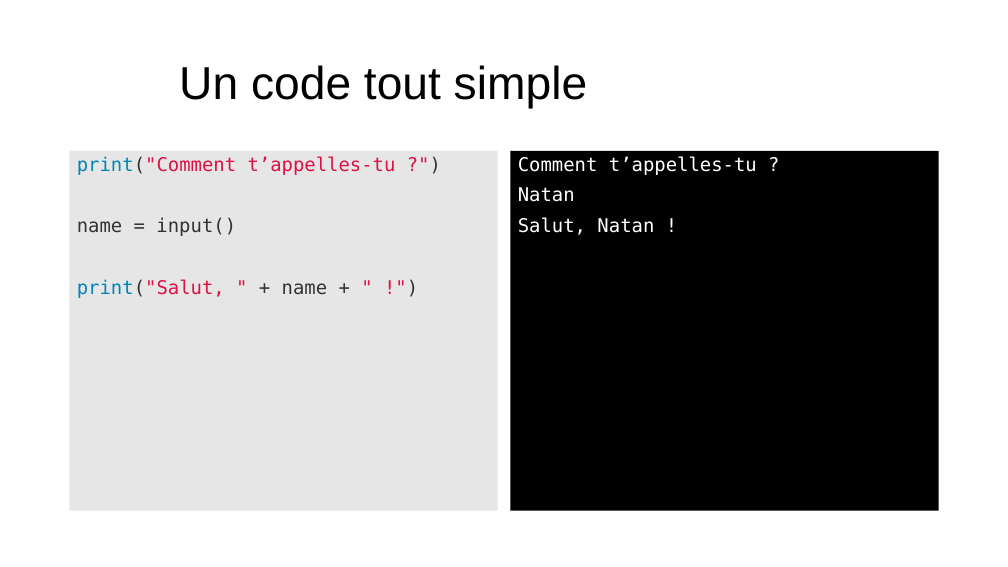
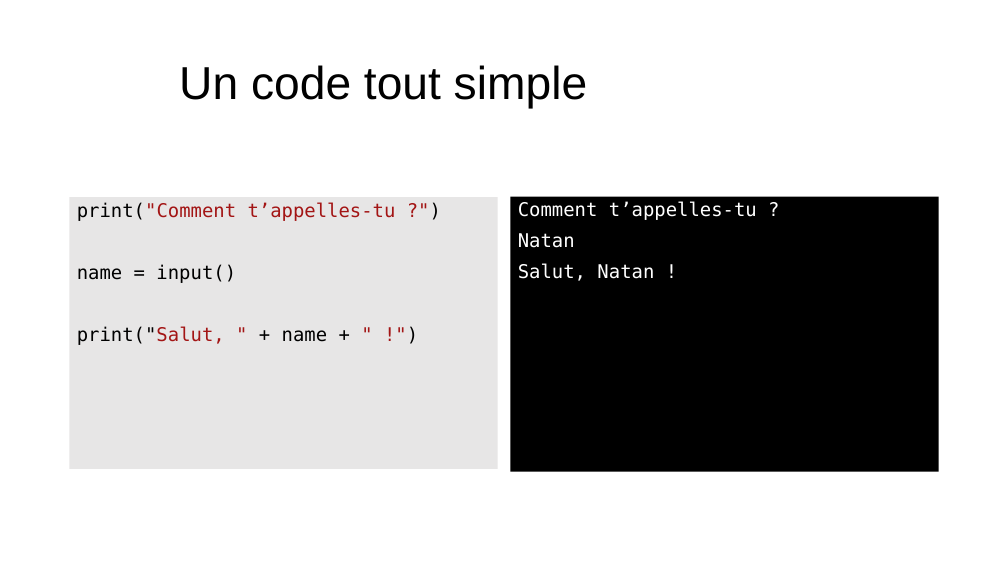
Before and after one commit to Natouche68/present-python-jeu-maths, a slide deck: slide 3 of present_python.pptx. Drawn at 1008x567 pixels with LibreOffice and Linux fonts; fonts in the diff are those of the drawing; background and template pictures are left out. Boxes give left, top, right and bottom in pixels: in the first picture for what was removed or moved away, otherwise in the second. Text is boxed around its words. In the diff, an @@ line names an element or a change of style, - is before the commit and + after.

```diff
--- a/present_python.pptx
+++ b/present_python.pptx
@@ text "print("Comment t’appelles-tu ?")": place and size @@
-text "print("Comment t’appelles-tu ?")" at [70, 151, 498, 511]
+text "print("Comment t’appelles-tu ?")" at [70, 197, 498, 469]
@@ text "print("Comment t’appelles-tu ?")" at [70, 197, 498, 469]: text colour #0086B3 to #000000 in "print("Comment", "print("Salut,"; text colour #333333 to #000000 in "print("Comment ?")", "name = input()", "print("Salut, + name + !")"; text colour #DD1144 to #A31515 in "print("Comment t’appelles-tu ?")", "print("Salut, " " !")"; text colour #DD1144 to #000000 in "print("Salut," @@
@@ text "Comment t’appelles-tu ?": place and size @@
-text "Comment t’appelles-tu ?" at [510, 151, 939, 511]
+text "Comment t’appelles-tu ?" at [510, 197, 939, 472]
```
Also in this commit, not shown: 1 other slide changed, 1 slide added, 1 slide removed.
